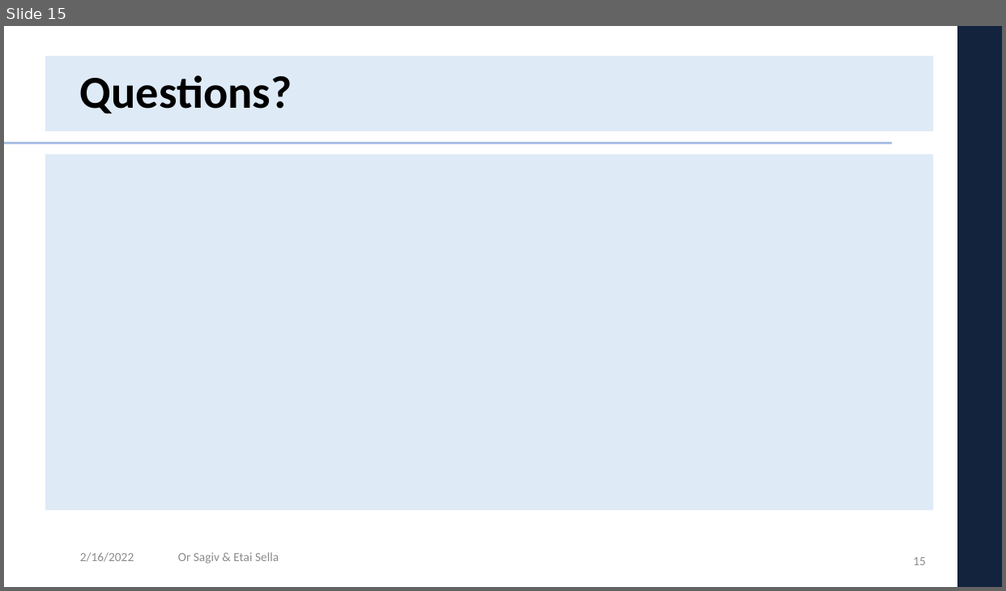
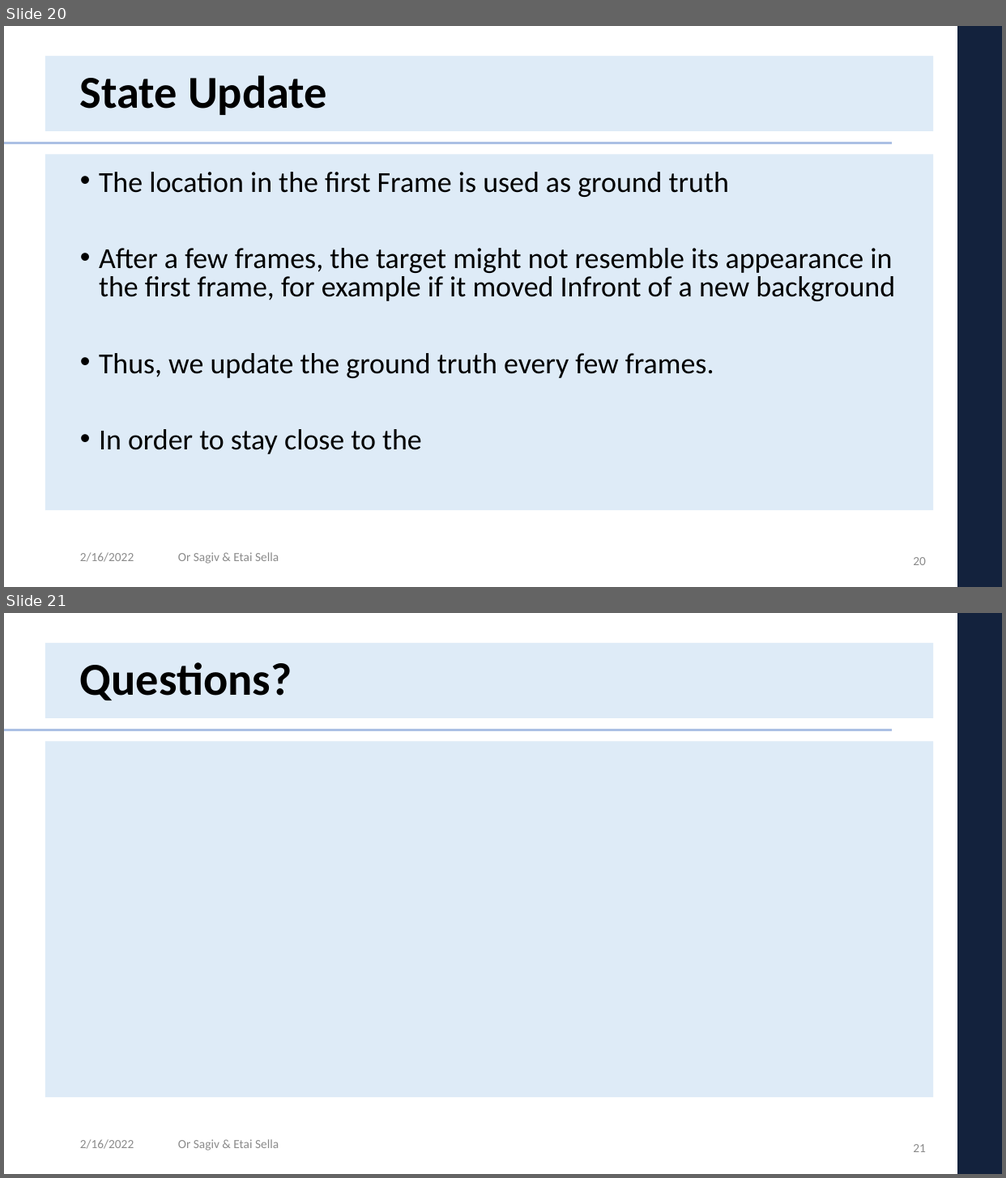
Before and after one commit to etaisella/AlphaRefine, a slide deck: Presentation/DL_project_presentation.pptx. Shown one above the other, each under a label of ours: slide 15 before the commit, slides 20 and 21 after it. The pictures are 1006x591 and 1006x1178 pixels, drawn with LibreOffice and Linux fonts; fonts in the diff are those of the drawing; background and template pictures are left out. Boxes give left, top, right and bottom in pixels: in the first picture for what was removed or moved away, otherwise in the second. Text is boxed around its words. In the diff, an @@ line names an element or a change of style, - is before the commit and + after.

```diff
--- a/Presentation/DL_project_presentation.pptx
+++ b/Presentation/DL_project_presentation.pptx
@@ slide 20 added at [4, 26, 1002, 587], background #FFFFFF; not listed: 5 template elements that a slide beside it also shows @@
@@ title added at [80, 75, 327, 115], 44 pt, text #000000, bold @@
+State Update
@@ text added at [99, 172, 895, 454], 28 pt, text #000000 @@
+• The location in the first Frame is used as ground truth
+• After a few frames, the target might not resemble its appearance in the first frame, for example if it moved Infront of a new background
+• Thus, we update the ground truth every few frames.
+• In order to stay close to the
@@ text added at [80, 552, 134, 562], 12 pt, text #8C8C8C @@
+2/16/2022
@@ text added at [178, 552, 279, 564], 12 pt, text #8C8C8C @@
+Or Sagiv & Etai Sella
@@ page number added at [913, 557, 926, 565], 12 pt, text #8C8C8C @@
+20
@@ what was slide 15 is now slide 21 @@
@@ page number at [913, 1144, 926, 1152]: text changed @@
-15
+21
```
Also in this commit, not shown: 1 slide changed, 5 other slides added.
